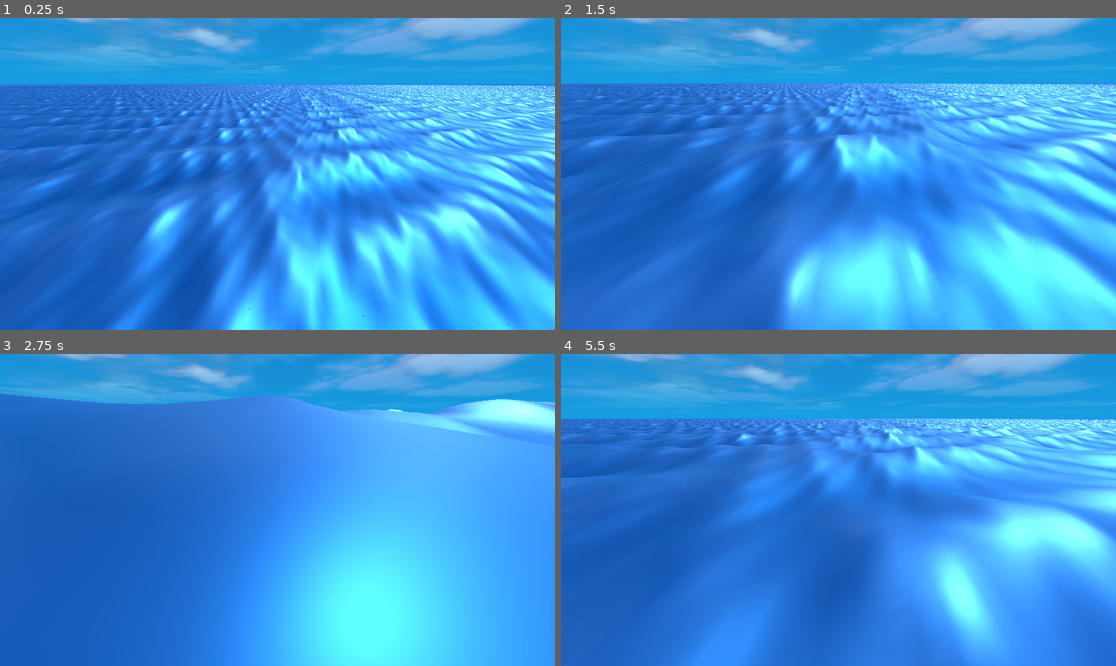
Above: before the commit, frames 1-4 (two rows, left to right).
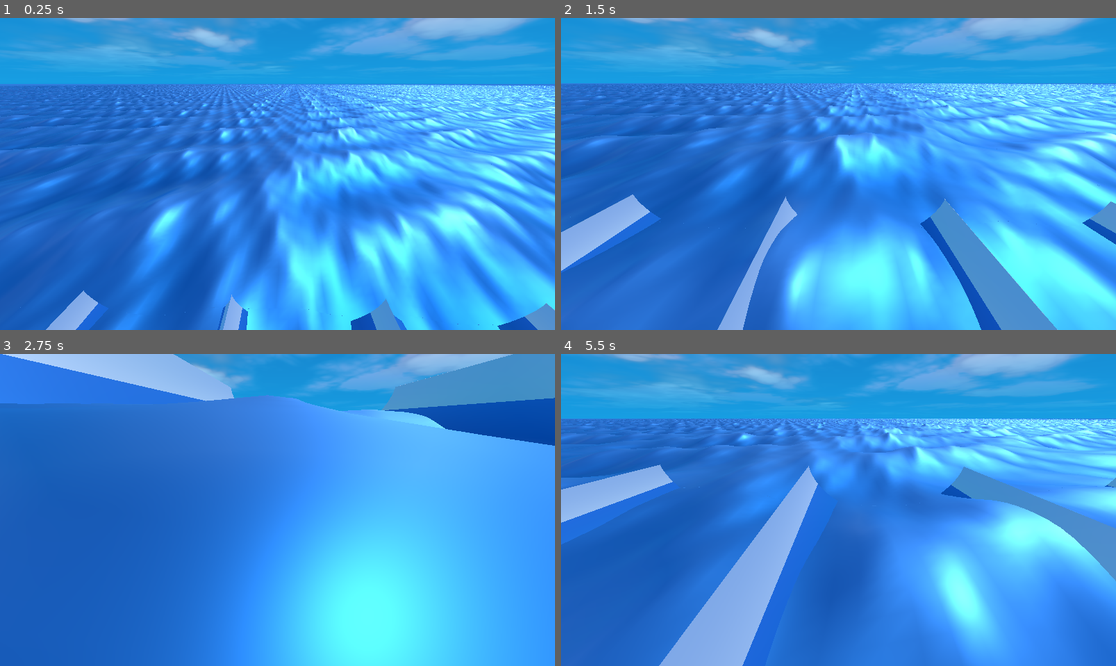
Above: after the commit, the same moments.

Repository: armedturret/Godot-Wave-Simulation
Game: Godot game, scene res://scenes/gerstner_ocean.tscn
Two runs of this game, one before a commit and one after it. Both use one fixed random seed, a clock stepped at 60 frames per second and the inputs below.
Inputs (mouse positions are in pixels of both pictures, inside the frame that each line leads up to):
- Up to frame 1 (0.25 s): no input
- Up to frame 2 (1.5 s): tap Enter at 0.5 s; move the mouse to (960, 158) at 0.52 s; hold Right (ui_right) 0.53-1.28 s; tap Shift at 0.6, 1.35 s; click (960, 158) at 0.67 s; move the mouse to (727, 189) at 1.27 s; hold Q (move_down) from 1.28 s (still down)
- Up to frame 3 (2.75 s): move the mouse to (333, 441) at 2.02 s; release Q (move_down) at 2.03 s; hold Right (ui_right) from 2.03 s (still down); tap Shift at 2.1 s
- Up to frame 4 (5.5 s): move the mouse to (810, 572) at 2.77 s; release Right (ui_right) at 2.78 s; hold E (move_up) 2.78-3.53 s; tap Shift every 0.75 s from 2.85 to 5.1 s; click (810, 572) at 2.92 s; move the mouse to (1005, 556) at 3.52 s; hold Left (ui_left) 3.53-5.03 s; move the mouse to (672, 463) at 4.27 s; move the mouse to (866, 510) at 5.02 s; hold Q (move_down) from 5.03 s (still down); click (866, 510) at 5.17 s

The runs differ from the first frame. In frame 1, 2.2% of the frame differs, in the area x 8-100%, y 87-100%; in frame 2, 7.4%; in frame 3, 11%; in frame 4, 12%, in the area x 0-100%, y 35-100%.

Commit message:
Calculated foam injection points

Diff:
--- /dev/null
+++ b/materials/ocean_material_rough_test.tres
@@ -0,0 +1,20 @@
+[gd_resource type="ShaderMaterial" format=3 uid="uid://biql4pnagesp2"]
+
+[ext_resource type="Shader" uid="uid://csfe4if7i3y3p" path="res://shaders/ocean_gerstner.gdshader" id="1_be1w7"]
+[ext_resource type="Texture2D" uid="uid://c75fkvdhwim83" path="res://materials/ocean_noise_texture.tres" id="2_h0um1"]
+
+[resource]
+render_priority = 0
+shader = ExtResource("1_be1w7")
+shader_parameter/steepness = 1.0
+shader_parameter/noise = ExtResource("2_h0um1")
+shader_parameter/noise_scale = 0.0
+shader_parameter/uv_to_world_ratio = 100.0
+shader_parameter/amp = Array[float]([2.0, 0.0, 0.0, 0.0, 0.0, 0.0, 0.0, 0.0, 0.0, 0.0, 0.0, 0.0])
+shader_parameter/wave_dirs = Array[Vector2]([Vector2(1, 0), Vector2(0.2364311, -0.9716483), Vector2(-0.5412645, 0.8408524), Vector2(-0.3620322, -0.93216556), Vector2(-0.8528486, -0.52215827), Vector2(-0.7798484, 0.6259684), Vector2(-0.54174775, 0.8405411), Vector2(0.26253957, -0.96492124), Vector2(-0.11122434, 0.99379534), Vector2(-0.9518592, -0.3065357), Vector2(-0.37589753, -0.92666125), Vector2(0.99999857, -0.0016764323)])
+shader_parameter/wave_lens = Array[float]([12.0, 23.219693929001433, 1.2666883849112474, 17.610348165351297, 46.890830374051724, 35.718990397283534, 21.795770482534497, 13.448726617423809, 25.400638200532327, 32.156122974152176, 49.85399647785867, 9.389875387138705])
+shader_parameter/phases = Array[float]([0.7738933509039786, 6.180909822885501, 6.003488216855375, 2.0458023589125434, 4.446460879931826, 0.1088860810545152, 0.879269745444537, 4.5357289632726685, 4.403049169430493, 2.97307525668873, 4.129641631410134, 1.802077522284779])
+shader_parameter/max_albedo = Color(0.34706634, 0.64896065, 0.9999928, 1)
+shader_parameter/min_albedo = Color(0, 0.40516204, 0.7618961, 1)
+shader_parameter/roughness = 0.5010000237975
+shader_parameter/metallic = 0.5550000263625
--- a/scenes/gerstner_ocean.tscn
+++ b/scenes/gerstner_ocean.tscn
@@ -3,12 +3,14 @@
 [ext_resource type="Environment" uid="uid://dkj3u4715d0e1" path="res://environment.tres" id="1_58q5r"]
 [ext_resource type="Script" uid="uid://d4g016li4ktxm" path="res://scripts/camera_controller.gd" id="2_3c6y5"]
 [ext_resource type="Script" uid="uid://u656r0b5mydt" path="res://scripts/ocean_lod.gd" id="3_82v64"]
-[ext_resource type="PackedScene" uid="uid://cgjwhgxftp8uu" path="res://materials/ocean_chunk.tscn" id="4_3c6y5"]
+[ext_resource type="PackedScene" uid="uid://cgjwhgxftp8uu" path="res://scenes/ocean_chunk.tscn" id="4_3c6y5"]
 [ext_resource type="Script" uid="uid://ci3p2rtj3liu8" path="res://scripts/ocean_lod_level.gd" id="4_iqywx"]
 [ext_resource type="PlaneMesh" uid="uid://bsjqetf36cm1w" path="res://ocean_meshes/ocean_mesh_128.tres" id="6_5d2jk"]
 [ext_resource type="PlaneMesh" uid="uid://504n75u3e24s" path="res://ocean_meshes/ocean_mesh_64.tres" id="7_drgyt"]
 [ext_resource type="PlaneMesh" uid="uid://cg21olxpce28j" path="res://ocean_meshes/ocean_mesh_32.tres" id="8_iqywx"]
+[ext_resource type="Material" uid="uid://biql4pnagesp2" path="res://materials/ocean_material_rough_test.tres" id="9_cxc0e"]
 [ext_resource type="PlaneMesh" uid="uid://c8k7q4yej68ce" path="res://ocean_meshes/ocean_mesh_16.tres" id="9_drgyt"]
+[ext_resource type="Script" uid="uid://c4mx012ggauhw" path="res://scripts/ocean_generator.gd" id="9_iqywx"]
 
 [sub_resource type="Resource" id="Resource_cxc0e"]
 script = ExtResource("4_iqywx")
@@ -47,6 +49,12 @@
 max_chunk_dist = 32
 recalc_distance = 50.0
 
+[node name="OceanChunk" parent="OceanRoot" unique_id=1085945652 instance=ExtResource("4_3c6y5")]
+surface_material_override/0 = ExtResource("9_cxc0e")
+script = ExtResource("9_iqywx")
+min_amplitude = 0.0
+max_amplitude = 0.0
+
 [node name="Camera3D" type="Camera3D" parent="." unique_id=2024993671]
 transform = Transform3D(0.99964863, -0.010913228, 0.024157835, -3.4779973e-08, 0.91132426, 0.41168937, -0.02650848, -0.4115447, 0.911004, 4.3429337, 17.249245, 60.556053)
 far = 2000.0
--- a/shaders/ocean_gerstner.gdshader
+++ b/shaders/ocean_gerstner.gdshader
@@ -23,6 +23,7 @@
 uniform float metallic : hint_range(0, 1) = 0.0f;
 
 varying float height_percent;
+varying float foam_percent;
 
 void vertex() {
 	// This notation is confusing, but used in the tessendorf paper
@@ -44,7 +45,7 @@
 	float max_amp = 0.0f;
 	float min_amp = 0.0f;
 
-		// Calculate the vertex position
+	// Calculate the vertex position
 	for (int i = 0; i < WAVE_COUNT; i++)
 	{
 		if (amp[i] <= 0.0f)
@@ -64,6 +65,7 @@
 
 	// Need to calculate norm AFTER finding location
 	vec3 norm_sum = vec3(0.0f, 1.0f, 0.0f);
+	float norm_vert_unsteep = 1.0f;
 	for (int i = 0; i < WAVE_COUNT; i ++)
 	{
 		vec2 wave_dir_norm = normalize(wave_dirs[i]);
@@ -74,16 +76,27 @@
 		float norm_theta = dot(k * wave_dir_norm, x) + ang_freq * t + phases[i];
 		norm_sum.xz -= wave_dir_norm * amp[i] * k * cos(norm_theta);
 		norm_sum.y -= steepness_coeff * amp[i] * k * sin(norm_theta);
+		norm_vert_unsteep -= amp[i] * k * sin(norm_theta);
 	}
 
 	VERTEX = vec3(x.x, y, x.y);
 	NORMAL = normalize(norm_sum);
 
 	height_percent = (y - min_amp) / (max_amp - min_amp);
+
+	// foam calculations
+    if (norm_vert_unsteep < 0.0f)
+		foam_percent = 1.0f;
+	else
+		foam_percent = 0.0f;
 }
 
 void fragment() {
 	ALBEDO = height_percent * max_albedo + (1.0f - height_percent) * min_albedo;
+
+	if (foam_percent > 0.0f)
+		ALBEDO = vec3(1.0f, 1.0f, 1.0f);
+
 	ROUGHNESS = roughness;
 	METALLIC = metallic;
 }
Renamed: materials/ocean_chunk.tscn -> scenes/ocean_chunk.tscn
